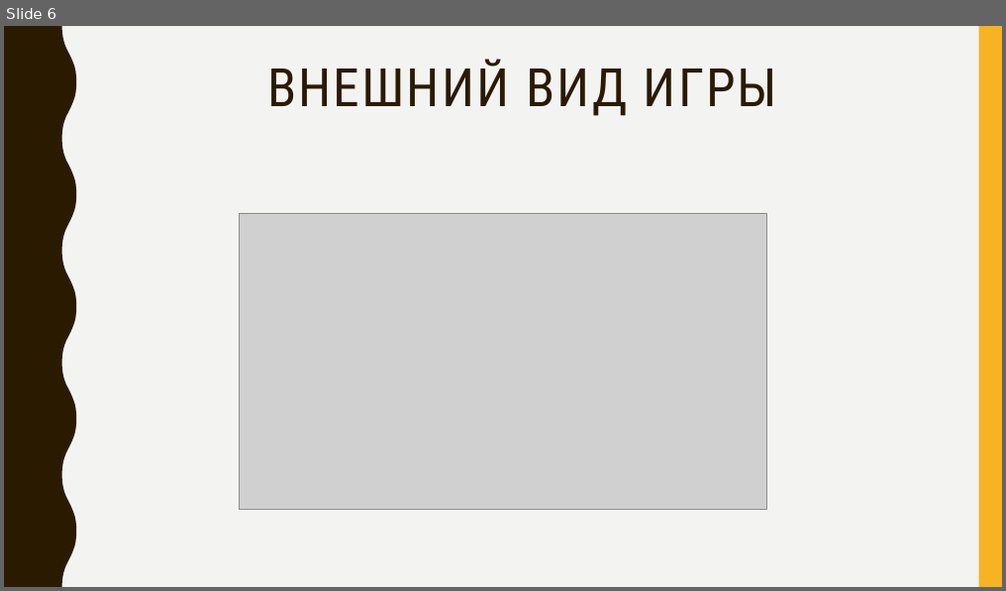
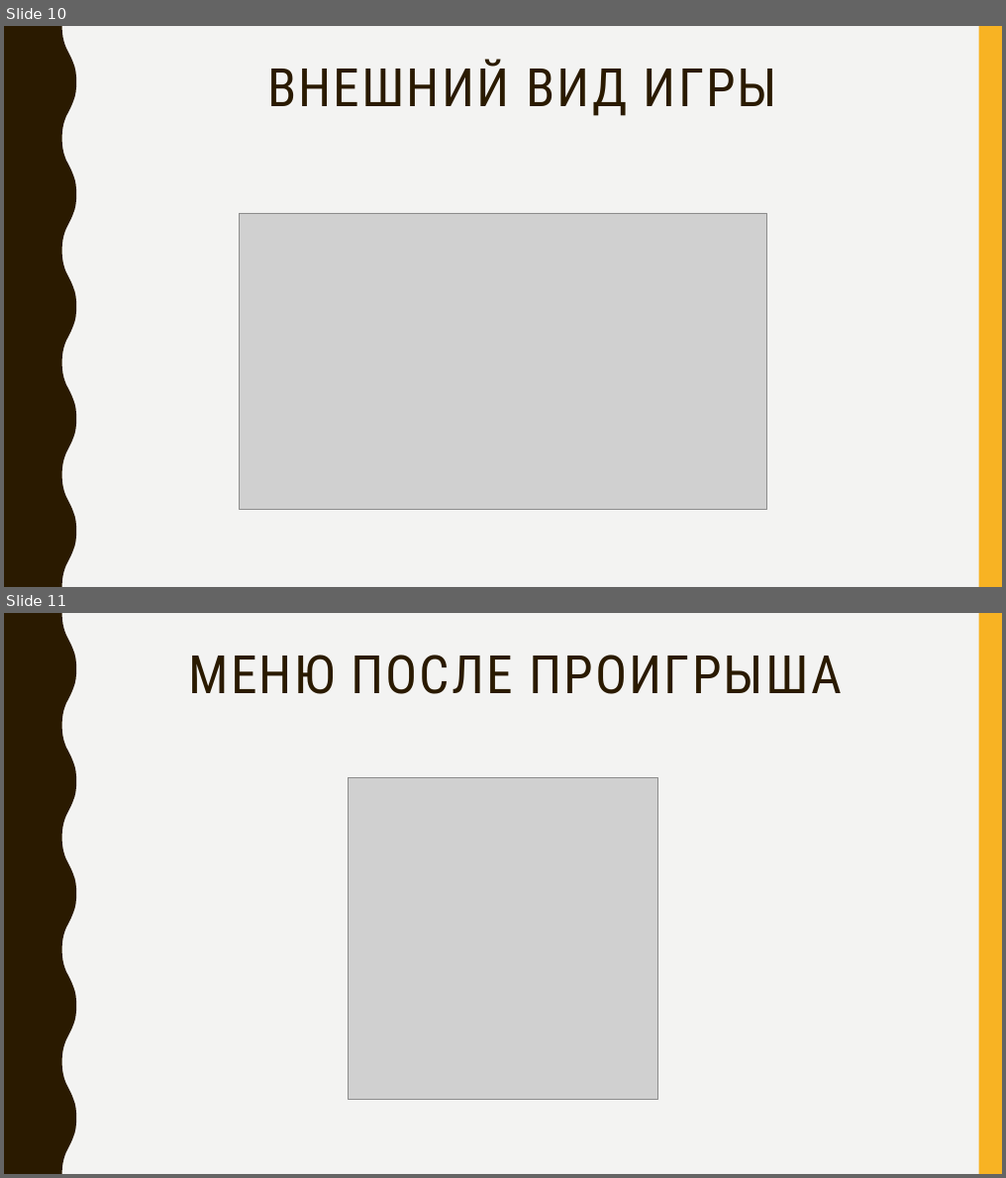
Before and after one commit to GOSUwat/Game, a slide deck: Docs/LevashovKursPrezent2.pptx. Shown one above the other, each under a label of ours: slide 6 before the commit, slides 10 and 11 after it. The pictures are 1006x591 and 1006x1178 pixels, drawn with LibreOffice and Linux fonts; fonts in the diff are those of the drawing; grey boxes stand for pictures. Boxes give left, top, right and bottom in pixels: in the first picture for what was removed or moved away, otherwise in the second. Text is boxed around its words. In the diff, an @@ line names an element or a change of style, - is before the commit and + after.

```diff
--- a/Docs/LevashovKursPrezent2.pptx
+++ b/Docs/LevashovKursPrezent2.pptx
@@ slide 11 added at <box>4,613,1002,1174</box>, background #F3F3F2; not listed: 2 template elements that a slide beside it also shows @@
@@ title added at <box>189,655,842,694</box>, 51 pt, text #2A1A00 @@
+МЕНЮ ПОСЛЕ ПРОИГРЫША
@@ picture added at <box>349,777,658,1100</box> @@
@@ what was slide 6 is now slide 10 @@
```
Also in this commit, not shown: 1 slide changed, 4 other slides added.
